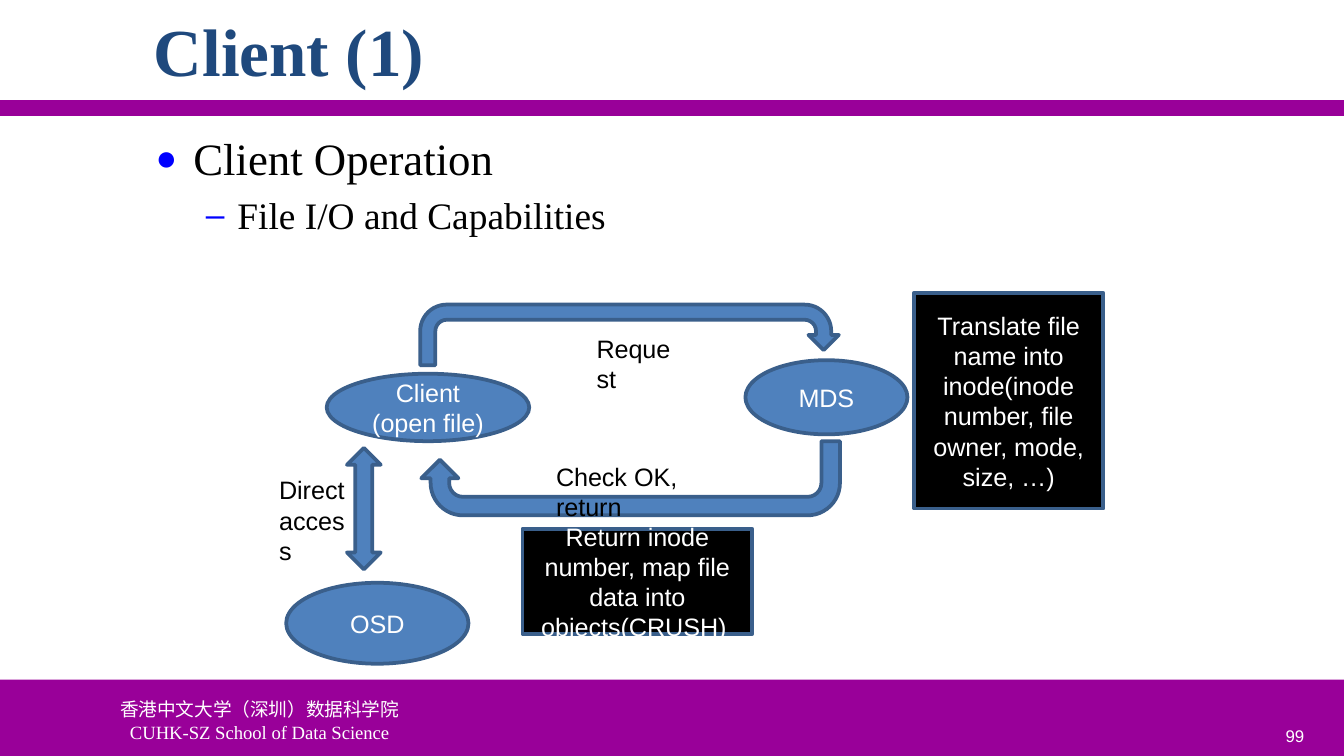
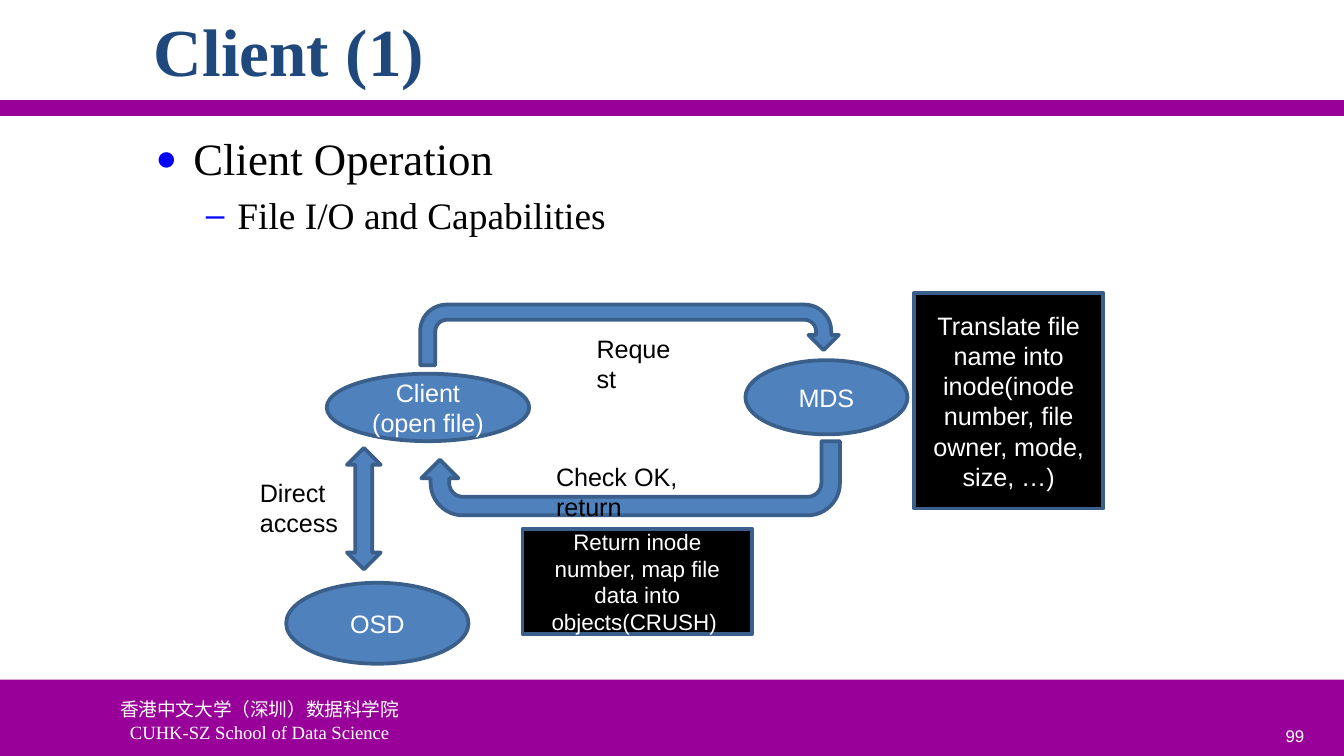
Before and after one commit to ychung1103/ychung1103.github.io, a slide deck: slide 99 of Slides/CSC6103/VT-05 Storage Virtualization.pptx. Drawn at 1344x756 pixels with LibreOffice and Linux fonts; fonts in the diff are those of the drawing; background and template pictures are left out. Boxes give left, top, right and bottom in pixels: in the first picture for what was removed or moved away, otherwise in the second. Text is boxed around its words. In the diff, an @@ line names an element or a change of style, - is before the commit and + after.

```diff
--- a/Slides/CSC6103/VT-05 Storage Virtualization.pptx
+++ b/Slides/CSC6103/VT-05 Storage Virtualization.pptx
@@ text "Direct" rewrapped from (x1=279, y1=480, x2=344, y2=500) to (x1=260, y1=483, x2=338, y2=533) @@
@@ rectangle "Return inode number, map file ..." at (x1=523, y1=530, x2=753, y2=634): size 13.5 to 12 pt @@
```
Also in this commit, not shown: 9 other slides changed.
